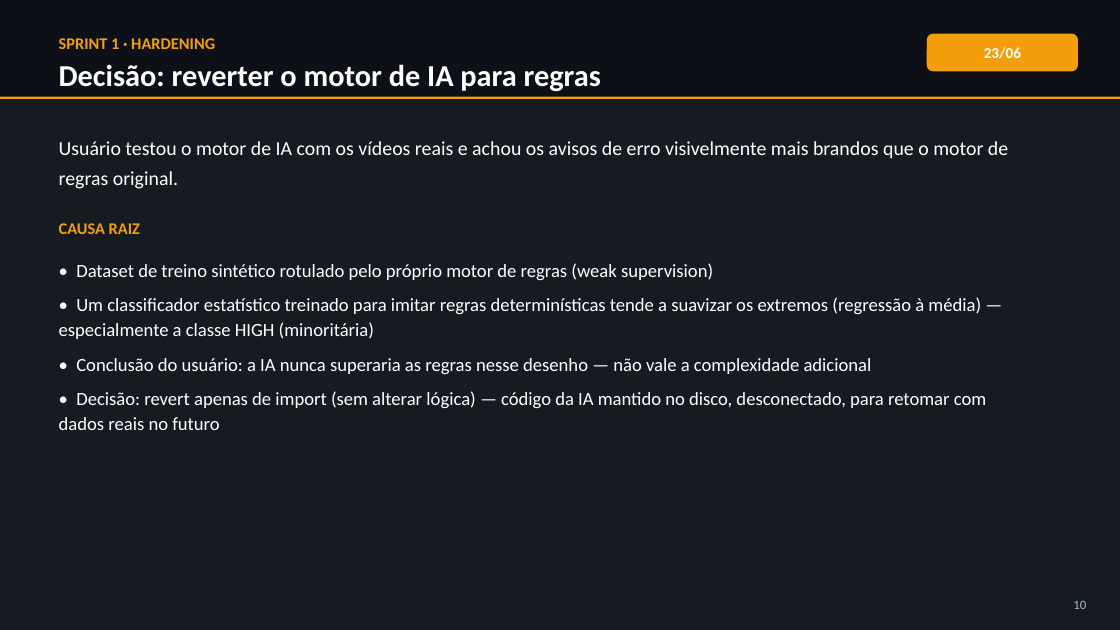
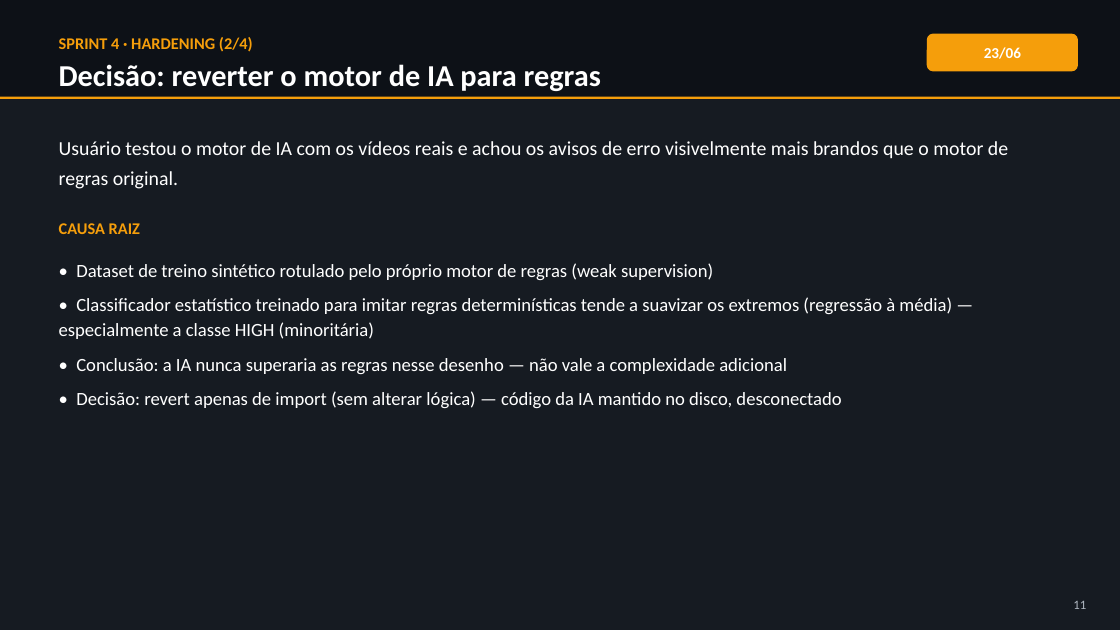
Before and after one commit to souzza-matheus/gym, a slide deck: slide 11 of GymVision_Historico_Projeto.pptx (slide 10 before the commit). Drawn at 1120x630 pixels with LibreOffice and Linux fonts; fonts in the diff are those of the drawing. Boxes give left, top, right and bottom in pixels: in the first picture for what was removed or moved away, otherwise in the second. Text is boxed around its words. In the diff, an @@ line names an element or a change of style, - is before the commit and + after.

```diff
--- a/GymVision_Historico_Projeto.pptx
+++ b/GymVision_Historico_Projeto.pptx
@@ text at (59, 37, 253, 52): text changed @@
-SPRINT 1 · HARDENING
+SPRINT 4 · HARDENING (2/4)
@@ text at (59, 297, 952, 408): text changed @@
-• Um classificador estatístico treinado para imitar regras determinísticas tende a suavizar os extremos (regressão à média) — especialmente a classe HIGH (minoritária)
-• Conclusão do usuário: a IA nunca superaria as regras nesse desenho — não vale a complexidade adicional
-• Decisão: revert apenas de import (sem alterar lógica) — código da IA mantido no disco, desconectado, para retomar com dados reais no futuro
+• Classificador estatístico treinado para imitar regras determinísticas tende a suavizar os extremos (regressão à média) — especialmente a classe HIGH (minoritária)
+• Conclusão: a IA nunca superaria as regras nesse desenho — não vale a complexidade adicional
+• Decisão: revert apenas de import (sem alterar lógica) — código da IA mantido no disco, desconectado
@@ text at (1073, 601, 1086, 609): text changed @@
-10
+11
```
Also in this commit, not shown: 9 other slides changed, 5 slides added, 7 slides removed.
